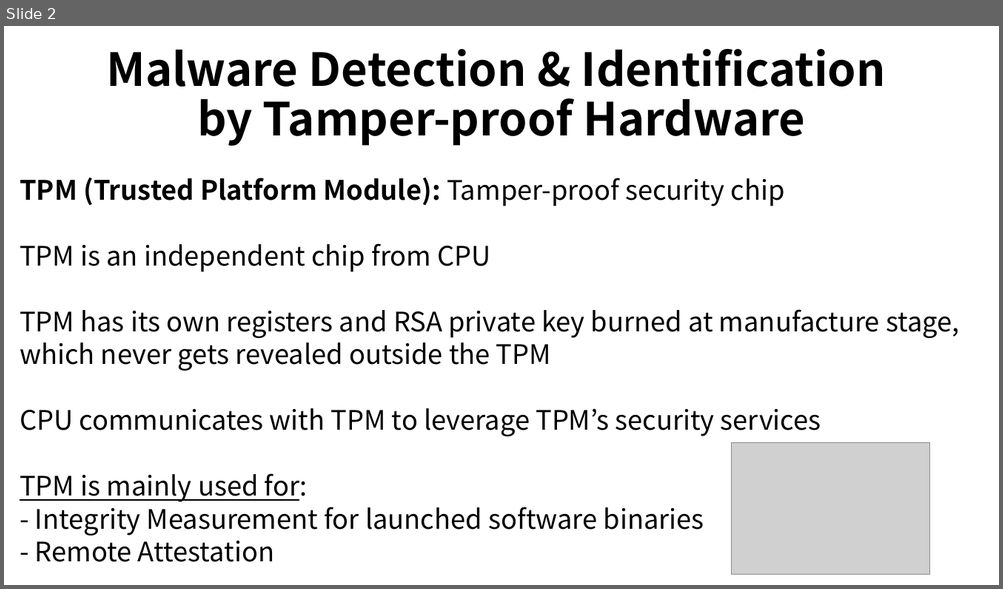
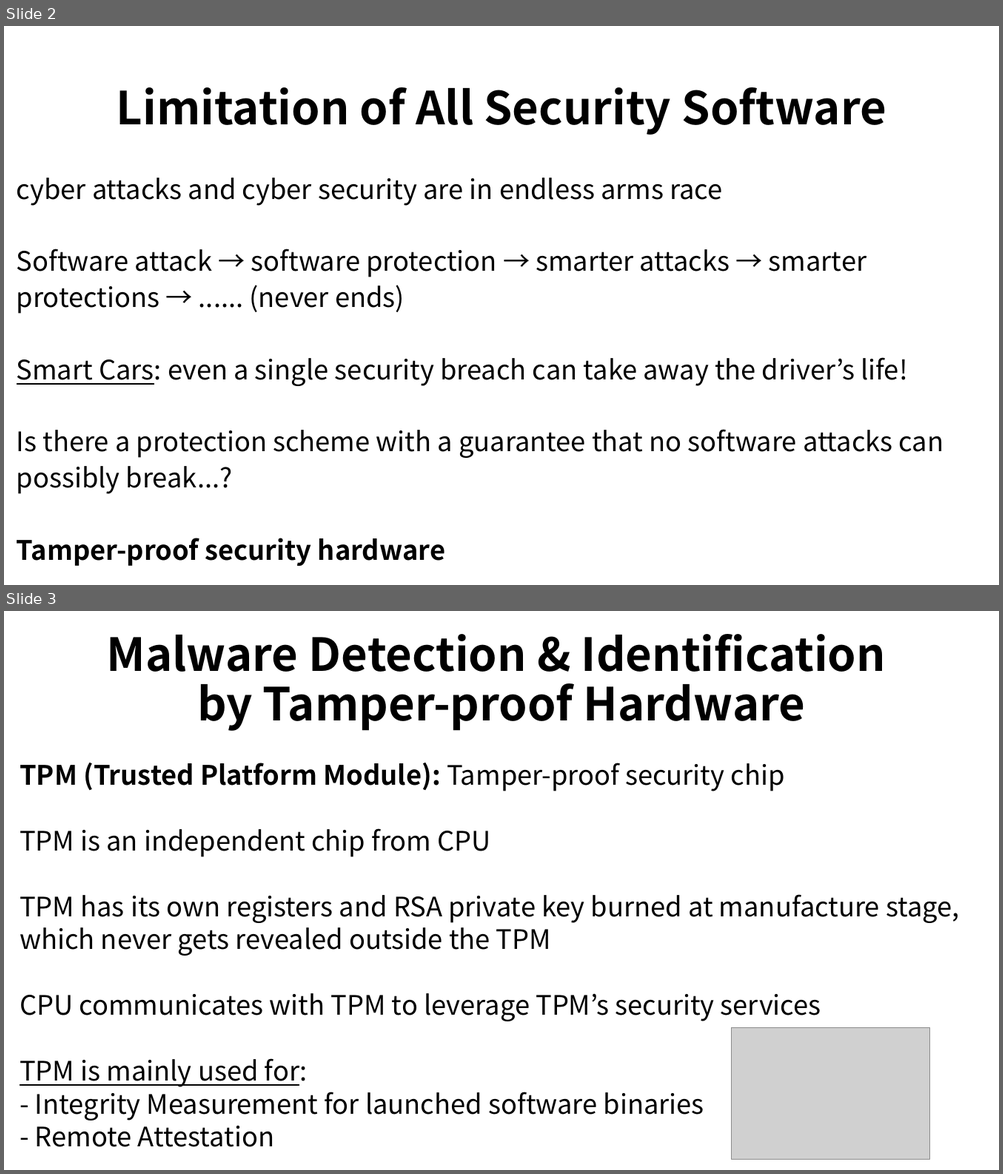
Before and after one commit to gogo9th/gogo9th.github.io, a slide deck: Presentation.pptx. Shown one above the other, each under a label of ours: slide 2 before the commit, slides 2 and 3 after it. The pictures are 1003x589 and 1003x1174 pixels, drawn with LibreOffice and Linux fonts; fonts in the diff are those of the drawing; grey boxes stand for pictures. Boxes give left, top, right and bottom in pixels: in the first picture for what was removed or moved away, otherwise in the second. Text is boxed around its words. In the diff, an @@ line names an element or a change of style, - is before the commit and + after.

```diff
--- a/Presentation.pptx
+++ b/Presentation.pptx
@@ slide 2 added at [4,26,999,585], background #FFFFFF @@
@@ title added at [116,87,886,135], 44 pt, text #000000, bold @@
+Limitation of All Security Software
@@ text added at [17,178,944,566], 25.9 pt, text #000000 @@
+cyber attacks and cyber security are in endless arms race
+Software attack → software protection → smarter attacks → smarter
+protections → ...... (never ends)
+Smart Cars: even a single security breach can take away the driver’s life!
+Is there a protection scheme with a guarantee that no software attacks can
+possibly break...?
+Tamper-proof security hardware
@@ what was slide 2 is now slide 3 @@
```
Also in this commit, not shown: 1 other file.
